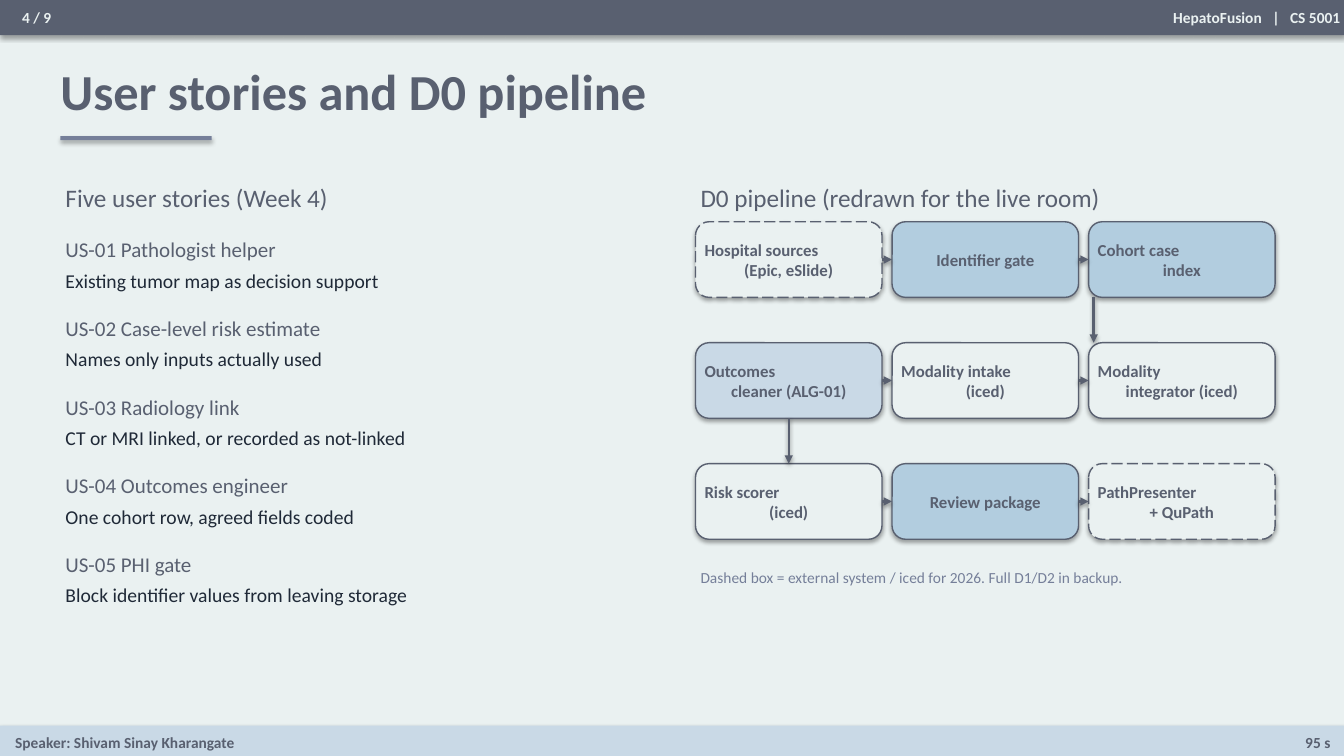
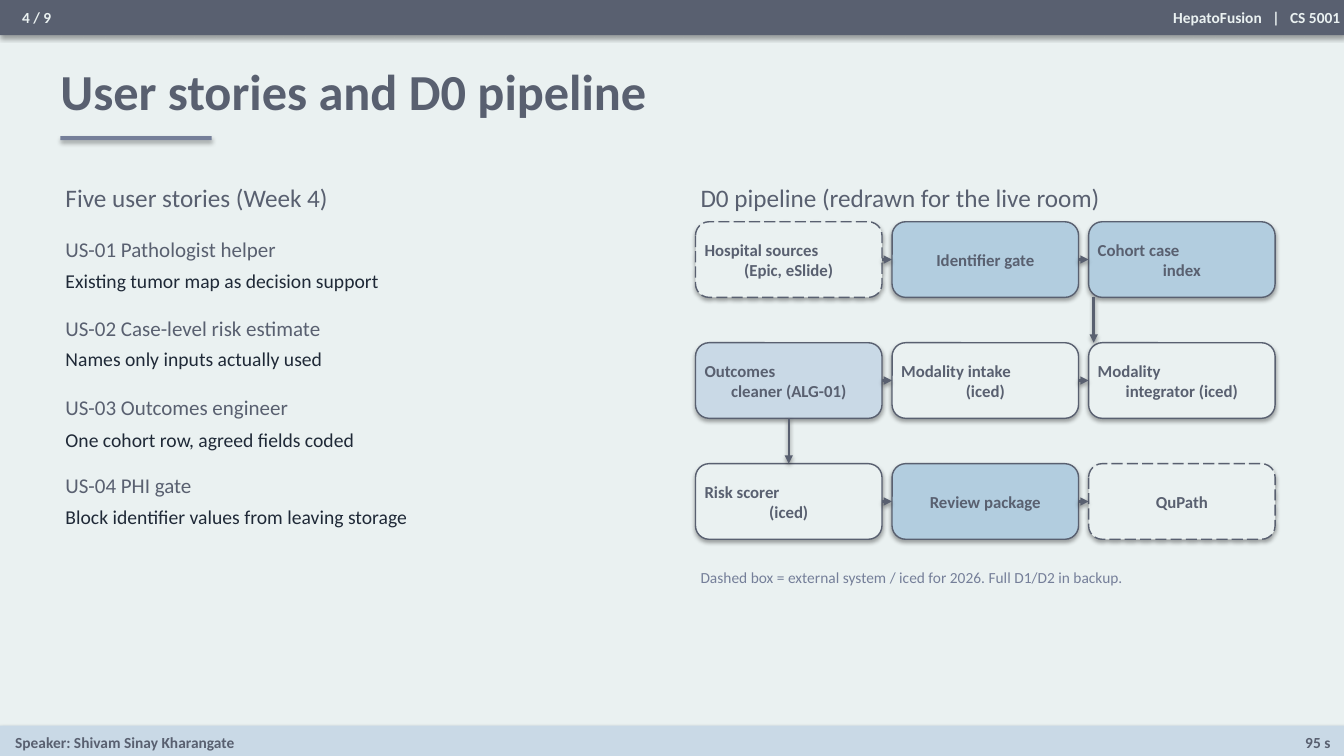
Before and after one commit to ShivamKGate/CS-Senior-Design-I-II, a slide deck: slide 4 of Presentation/HepatoFusion_Draft_Deck.pptx. Drawn at 1344x756 pixels with LibreOffice and Linux fonts; fonts in the diff are those of the drawing. Boxes give left, top, right and bottom in pixels: in the first picture for what was removed or moved away, otherwise in the second. Text is boxed around its words. In the diff, an @@ line names an element or a change of style, - is before the commit and + after.

```diff
--- a/Presentation/HepatoFusion_Draft_Deck.pptx
+++ b/Presentation/HepatoFusion_Draft_Deck.pptx
@@ text "One cohort row, agreed fields ..." moved from (x1=65, y1=510, x2=354, y2=528) to (x1=65, y1=433, x2=354, y2=451) @@
@@ text at (x1=65, y1=400, x2=287, y2=419): text changed @@
-US-04 Outcomes engineer
+US-03 Outcomes engineer
@@ text removed at (x1=65, y1=400, x2=239, y2=419) @@
-US-03 Radiology link
@@ text removed at (x1=65, y1=431, x2=405, y2=447) @@
-CT or MRI linked, or recorded as not-linked
@@ text at (x1=65, y1=479, x2=192, y2=497): text changed @@
-US-05 PHI gate
+US-04 PHI gate
@@ text "Block identifier values from leaving ..." moved from (x1=65, y1=588, x2=407, y2=606) to (x1=65, y1=510, x2=407, y2=528) @@
@@ text in rounded rectangle at (x1=1156, y1=496, x2=1208, y2=510): text changed @@
-PathPresenter
-+ QuPath
+QuPath
```
Also in this commit, not shown: 6 other slides changed.
